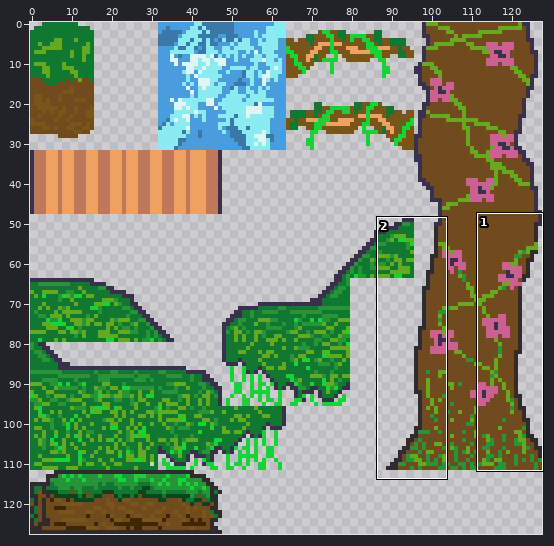
Sprite sheet: content/sprites/Jungle Tile Set.png. The picture above shows the old version from afar; the outline marks the close-up.
Close-up. First the earlier version:
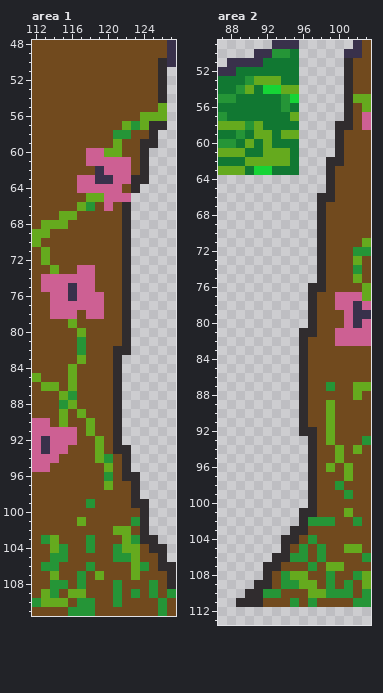
The file is 128x128 pixels. Shown: area 1: x 112..127, y 48..111; area 2: x 87..103, y 49..113. The commit also changed other parts of the picture, which this record leaves out.
Once edited:
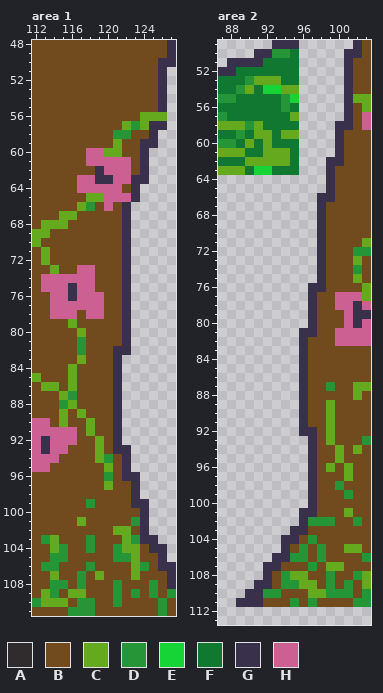
Palette (. is transparent): A #302c2e  B #714a1e  C #65aa1e  D #259537  E #16d436  F #117832  G #39314b  H #cd6093
Edits made:
Area 1:
y 50..54: x 126 A -> G
y 55: x 126 C -> G
y 57: x 125..126 AA -> GG
y 58: x 125 A -> G
y 59: x 124..125 AA -> GG
y 60..62: x 124 A -> G
y 63: x 123..124 AA -> GG
y 64: x 123 A -> G
y 65: x 123 . -> G
y 66..81: x 122 A -> G
y 82: x 121..122 AA -> GG
y 83..92: x 121 A -> G
y 93: x 121..122 AA -> GG
y 94..95: x 122 A -> G
y 96: x 122..123 AA -> GG
y 97..98: x 123 A -> G
y 99: x 123..124 AA -> GG
y 100..102: x 124 A -> G
y 103: x 124..125 AA -> GG
y 104: x 125..126 AA -> GG
y 105: x 126 A -> G
y 106: x 126..127 AA -> GG
y 107..108: x 127 A -> G
Area 2:
y 51..57: x 101 A -> G
y 58: x 100..101 AA -> GG
y 59..61: x 100 A -> G
y 62: x 99..100 AA -> GG
y 63..65: x 99 A -> G
y 66: x 98..99 AA -> GG
y 67..75: x 98 A -> G
y 76: x 97..98 AA -> GG
y 77..80: x 97 A -> G
y 81: x 96..97 AA -> GG
y 82..91: x 96 A -> G
y 92: x 96..97 AA -> GG
y 93..100: x 97 A -> G
y 101: x 96..97 AA -> GG
y 102: x 96 A -> G
y 103: x 95..96 AA -> GG
y 104: x 94..95 AA -> GG
y 105: x 94 A -> G
y 106: x 93..94 AA -> GG
y 107: x 92..93 AA -> GG
y 108: x 92 A -> G
y 109: x 91..92 AA -> GG
y 110: x 90..91 AA -> GG
y 111: x 89..91 AAA -> GGG
